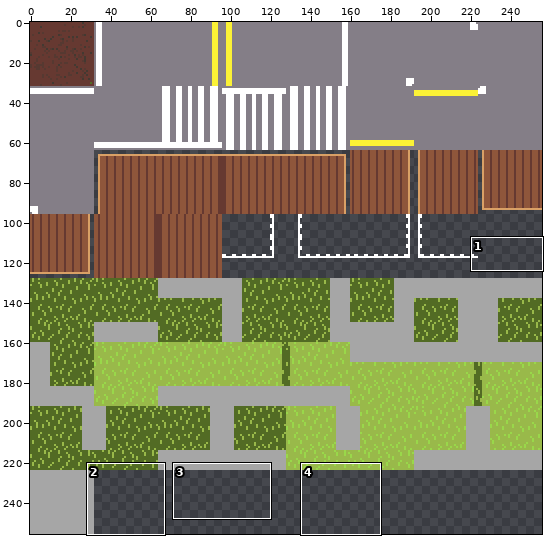
Two versions of one sprite sheet, bin/imgs/mapTile.png. Above, an overview of the earlier version with the close-up marked.
Close-up. Before the commit:
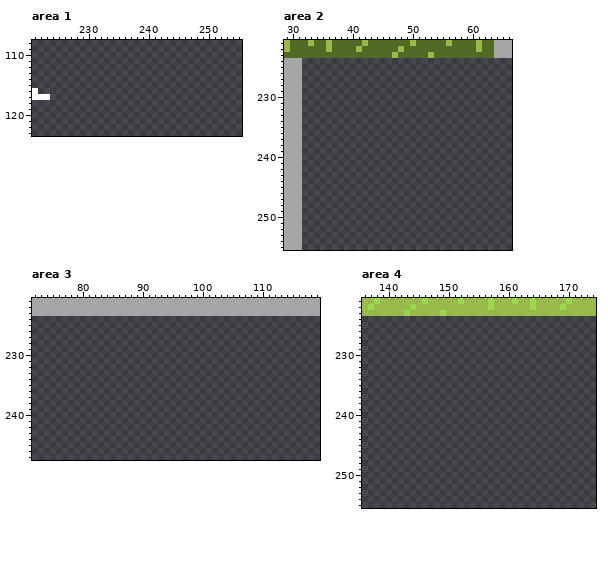
The file is 256x256 pixels. Shown: area 1: x 221..255, y 108..123; area 2: x 29..66, y 221..255; area 3: x 72..119, y 221..247; area 4: x 136..174, y 221..255.
And afterwards:
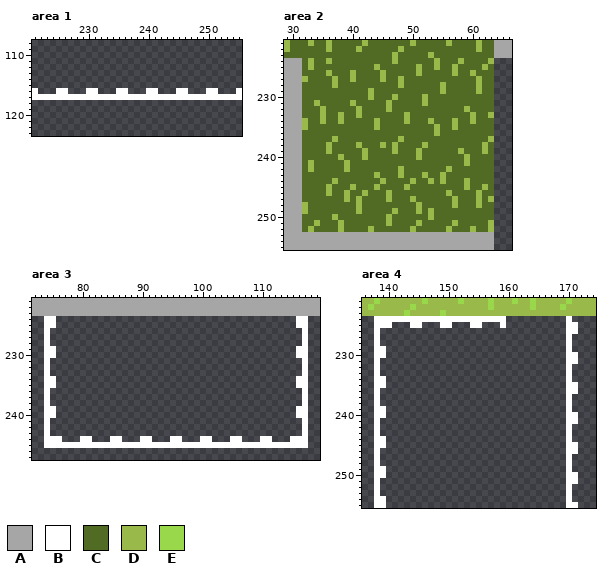
Palette (. is transparent): A #a6a6a6  B #ffffff  C #526b24  D #99b94a  E #99d84a
Diff:
Changed rows in their new state; - is an unchanged pixel.
Area 1:
first column x 224:
116 -BB---BB---BB---BB---BB---BB---B
117 BBBBBBBBBBBBBBBBBBBBBBBBBBBBBBBB
Area 2:
first column x 32:
224 CDCCDCCCCCCCCCCDCCCCCCDCCCDCCCCD
225 CDCCCCCCCCCCDCCCCCCDCCDCCDCCCCDC
226 CCCCDCCCDCCCCDCCCCCDCCCCCDCCDCCC
227 DCCCCDCCDCCCCDCCDCCCCCCCCCCCCDCC
228 CCCCCDCCCCCCCCCCDCCCCCCDCCCCCDCC
229 CCCCCCCCCCCDCCCCCCCCCCCDCCCCCDCC
230 CCCCCCCCCCCDCCCDCCCCDCCCCCCCCCCC
231 CCDCCCCCDCCCCCDCCCCCDCCCCCCCCCCC
232 CCCDCCCCCDCCCCDCCCCCCCCCCCCDCCCC
233 CCCDCCDCCDCCCCCCCDCCCCCCCCCCDCCD
234 DCCDCCDCCCCCDCCCCDCCCDCCCDCCDCCC
235 DCCCCCCCCCCCDCCCCCCCCCDCCDCCCCCC
236 CCCCCCCCCCCCCCCCCCCCCCDCCCCCCCCC
237 CCCCCDCCCCCCCCCCDCCCCCCCCCCCCCCD
238 CCCCDCCCCDCCCDCDCCCCDCCCCCCCCCDC
239 CCCCDCCCCCDCCCCDCCCDCCCCCCDCCCDC
240 CCCCCCDCCCDCCCCCCCCDCCCCCCCDCCCC
241 CDCCCCCDCCCCCCCCCCCCCCCCCCCDCCCC
242 CDCCCCCDCCCCCCCCDCCCCCCCDCCCCCCC
243 CCCCCCCCCCCCDCCCDCCCDCCDCCCCCCCC
244 CCCCCDCCCCCCCDCCCCDCCDCDCCCDCCCC
245 CCCCDCCCDCCCDCCCCDCCCCCCCCCDCCDC
246 CCCCDCCDCCDCCCDCCCCCCCCCDCCCCDCC
247 CCCCCCCDCDCCCCDCCCDCCCCCCDCCCDCD
248 DCCCCCCCCDCCCCCCCCCDCCCCCDCCCDCC
249 DCCCCCCCCDCCCCCDCCCDCDCCCCCCCCCC
250 CCCCCDCCCCCCCCDCCCCCCDCCCCCCCCCC
251 CCDCCCDCCCCCCCDCCCCDCCCCCDCCCCCD
252 CDCCCCDCCCCDCCCCCCDCCCCCDCCCDCCD
253 AAAAAAAAAAAAAAAAAAAAAAAAAAAAAAAA
254 AAAAAAAAAAAAAAAAAAAAAAAAAAAAAAAA
255 AAAAAAAAAAAAAAAAAAAAAAAAAAAAAAAA
Area 3:
first column x 74:
224 BB----------------------------------------BB
225 BB----------------------------------------BB
226 B------------------------------------------B
227 B------------------------------------------B
228 B------------------------------------------B
229 BB----------------------------------------BB
230 BB----------------------------------------BB
231 B------------------------------------------B
232 B------------------------------------------B
233 B------------------------------------------B
234 BB----------------------------------------BB
235 BB----------------------------------------BB
236 B------------------------------------------B
237 B------------------------------------------B
238 B------------------------------------------B
239 BB----------------------------------------BB
240 BB----------------------------------------BB
241 B------------------------------------------B
242 B------------------------------------------B
243 B------------------------------------------B
244 BBB---BB---BB---BB---BB---BB---BB---BB---BBB
245 BBBBBBBBBBBBBBBBBBBBBBBBBBBBBBBBBBBBBBBBBBBB
Area 4:
first column x 138:
224 BBBBBBBBBBBBBBBBBBBBBB----------B-
225 BBB---BB---BB---BB---B----------BB
226 B-------------------------------BB
227 B-------------------------------B-
228 B-------------------------------B-
229 BB------------------------------B-
230 BB------------------------------BB
231 B-------------------------------BB
232 B-------------------------------B-
233 B-------------------------------B-
234 BB------------------------------B-
235 BB------------------------------BB
236 B-------------------------------BB
237 B-------------------------------B-
238 B-------------------------------B-
239 BB------------------------------B-
240 BB------------------------------BB
241 B-------------------------------BB
242 B-------------------------------B-
243 B-------------------------------B-
244 BB------------------------------B-
245 BB------------------------------BB
246 B-------------------------------BB
247 B-------------------------------B-
248 B-------------------------------B-
249 BB------------------------------B-
250 BB------------------------------BB
251 B-------------------------------BB
252 B-------------------------------B-
253 B-------------------------------B-
254 BB------------------------------B-
255 BB------------------------------BB
